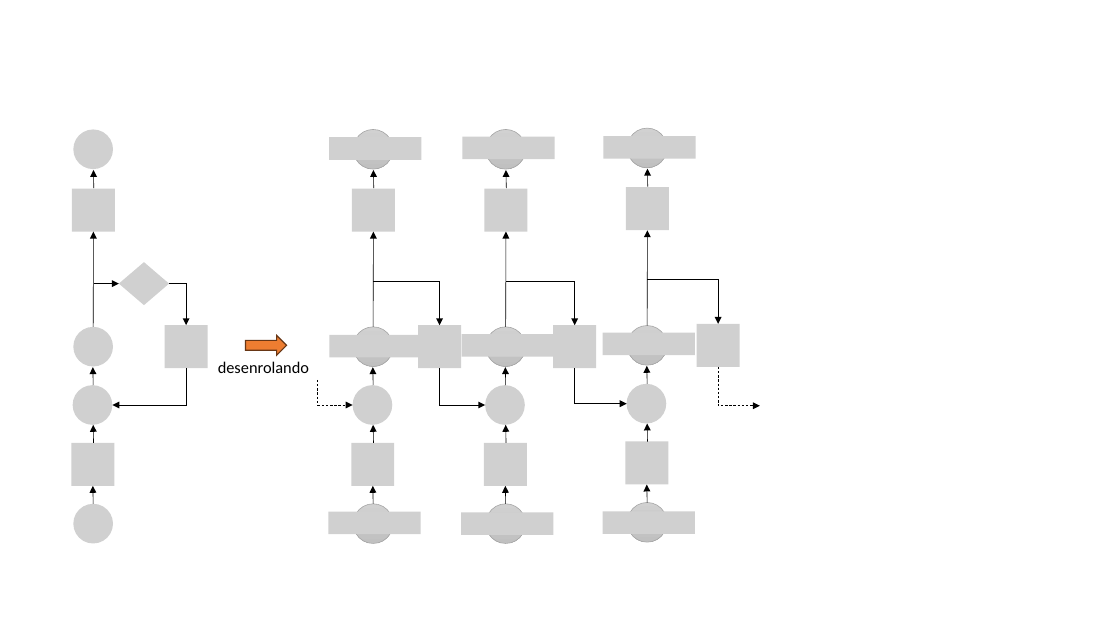
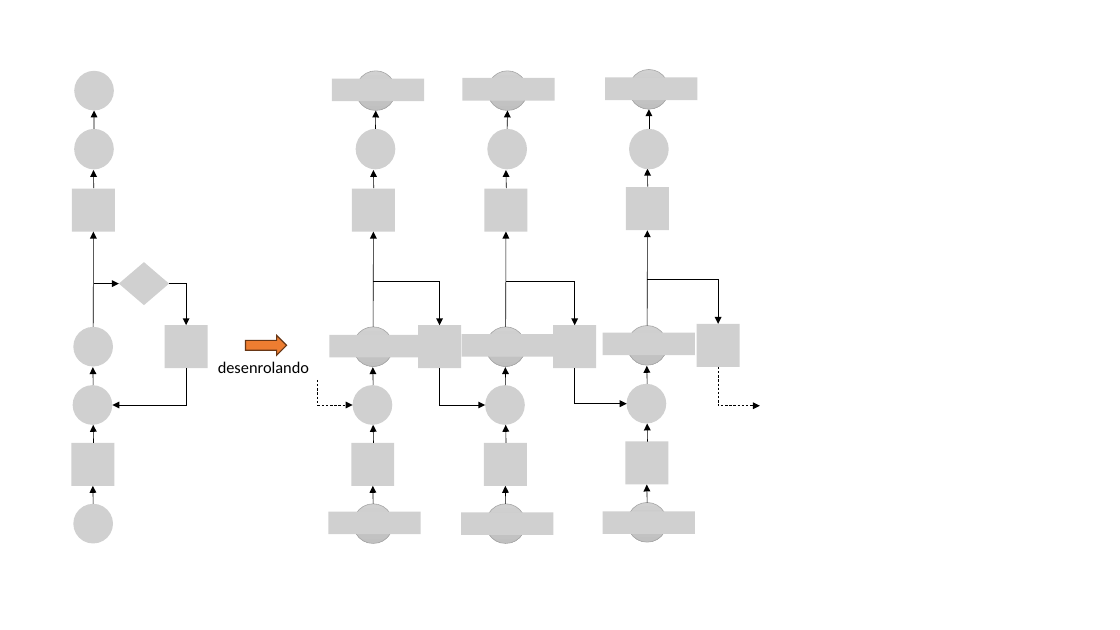
Before and after one commit to zz4fap/c24_inteligencia_artificial, a slide deck: slide 83 of slides/C24_RNN.pptx (slide 84 before the commit). Drawn at 1120x630 pixels with LibreOffice and Linux fonts; fonts in the diff are those of the drawing; grey boxes stand for pictures. Boxes give left, top, right and bottom in pixels: in the first picture for what was removed or moved away, otherwise in the second. Text is boxed around its words. In the diff, an @@ line names an element or a change of style, - is before the commit and + after.

Commit message:
update of slides

```diff
--- a/slides/C24_RNN.pptx
+++ b/slides/C24_RNN.pptx
@@ 3 ellipses: place and size @@
-3 ellipses at box(354, 129, 667, 169)
+3 ellipses at box(356, 70, 669, 110)
@@ group added at box(74, 71, 697, 169): 7 pictures, 4 arrows @@
@@ picture removed at box(329, 137, 422, 160) @@
@@ picture removed at box(462, 137, 555, 160) @@
@@ picture removed at box(603, 136, 696, 159) @@
```
Also in this commit, not shown: 14 other slides changed, 1 slide removed.
